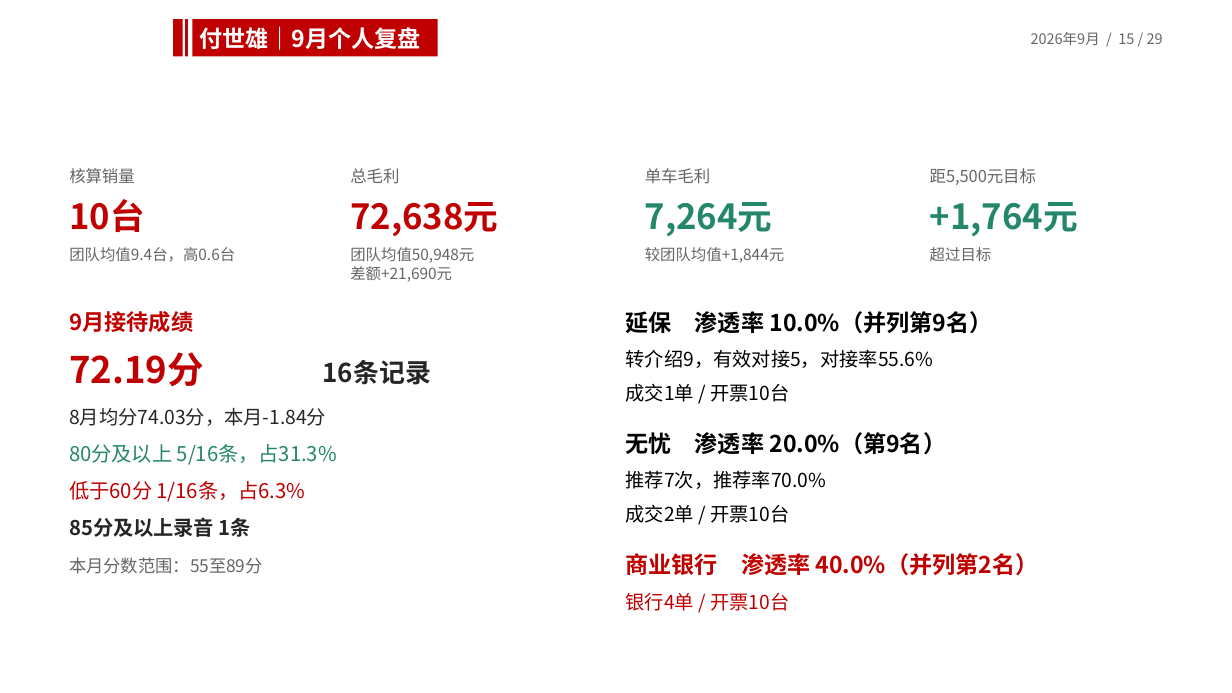
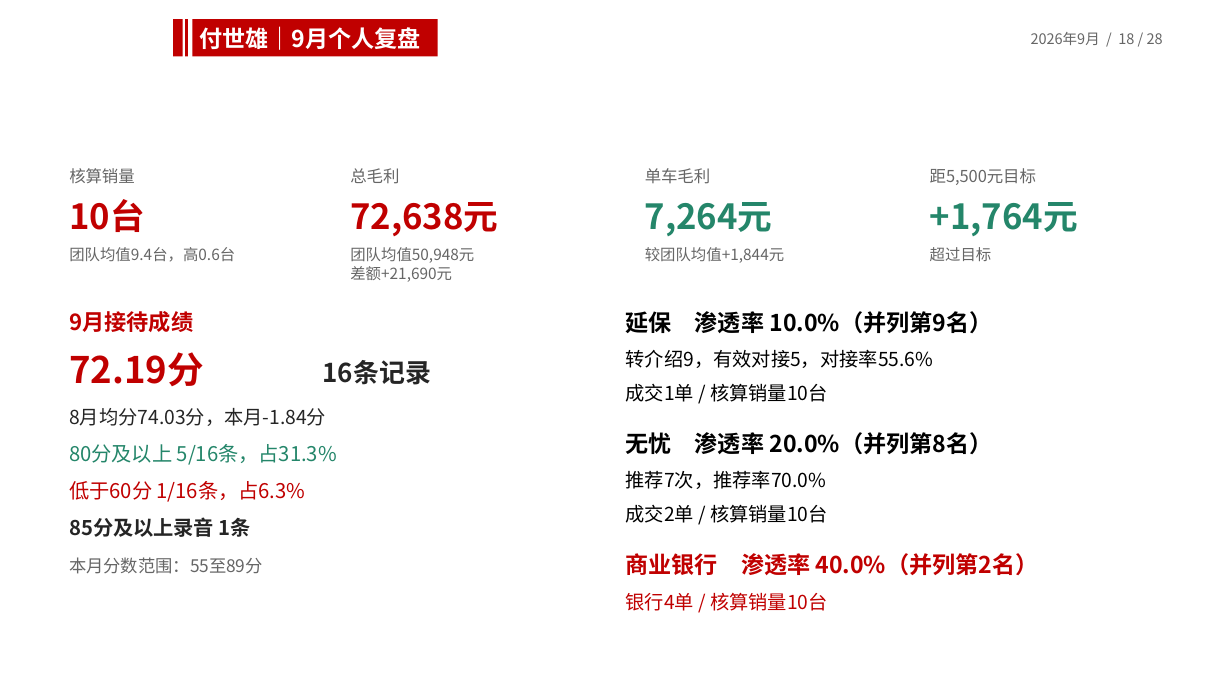
Before and after one commit to 87436173-prog/anfang, a slide deck: slide 18 of artifact-template-sales-monthly-review/assets/reference.pptx (slide 15 before the commit). Drawn at 1232x693 pixels with LibreOffice and Linux fonts; fonts in the diff are those of the drawing; background and template pictures are left out. Boxes give left, top, right and bottom in pixels: in the first picture for what was removed or moved away, otherwise in the second. Text is boxed around its words. In the diff, an @@ line names an element or a change of style, - is before the commit and + after.

```diff
--- a/artifact-template-sales-monthly-review/assets/reference.pptx
+++ b/artifact-template-sales-monthly-review/assets/reference.pptx
@@ text at box(1031, 32, 1163, 45): text changed @@
-2026年9月 / 15 / 29
+2026年9月 / 18 / 28
@@ text at box(626, 383, 828, 402): text changed @@
-成交1单 / 开票10台
+成交1单 / 核算销量10台
@@ text at box(626, 432, 992, 454): text changed @@
-无忧 渗透率 20.0%（第9名）
+无忧 渗透率 20.0%（并列第8名）
@@ text at box(626, 504, 828, 523): text changed @@
-成交2单 / 开票10台
+成交2单 / 核算销量10台
@@ text at box(626, 592, 828, 611): text changed @@
-银行4单 / 开票10台
+银行4单 / 核算销量10台
```
Also in this commit, not shown: 25 other slides changed, 1 slide removed, 5 other files.
